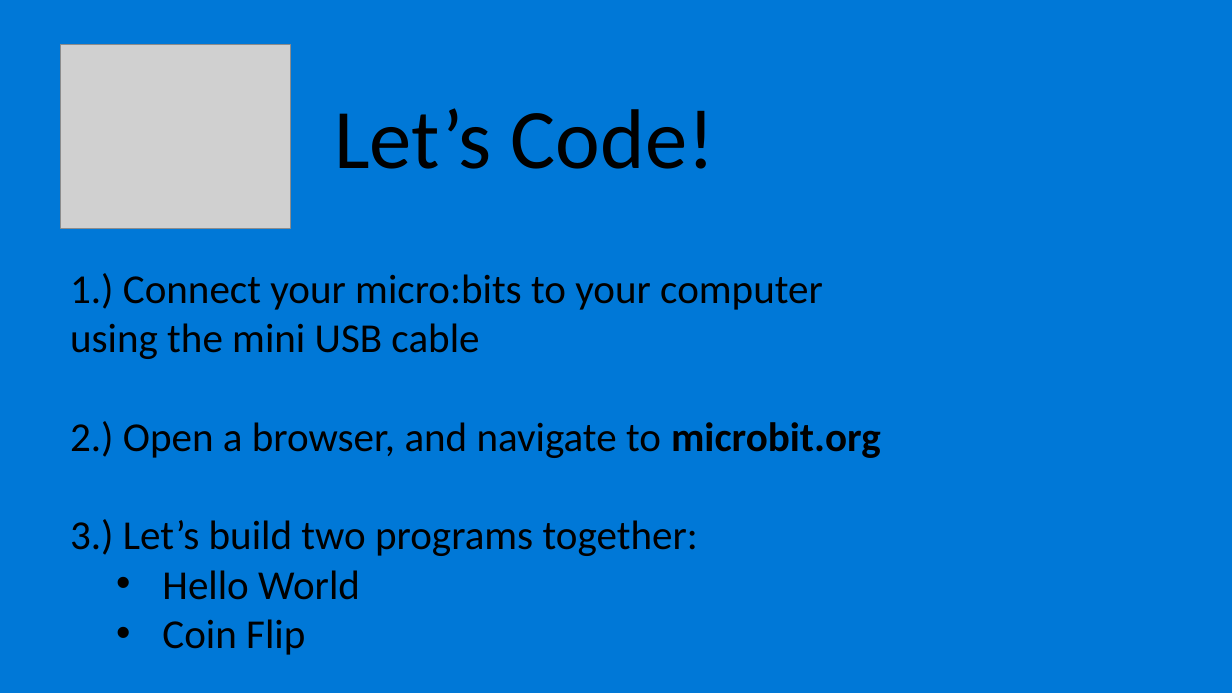
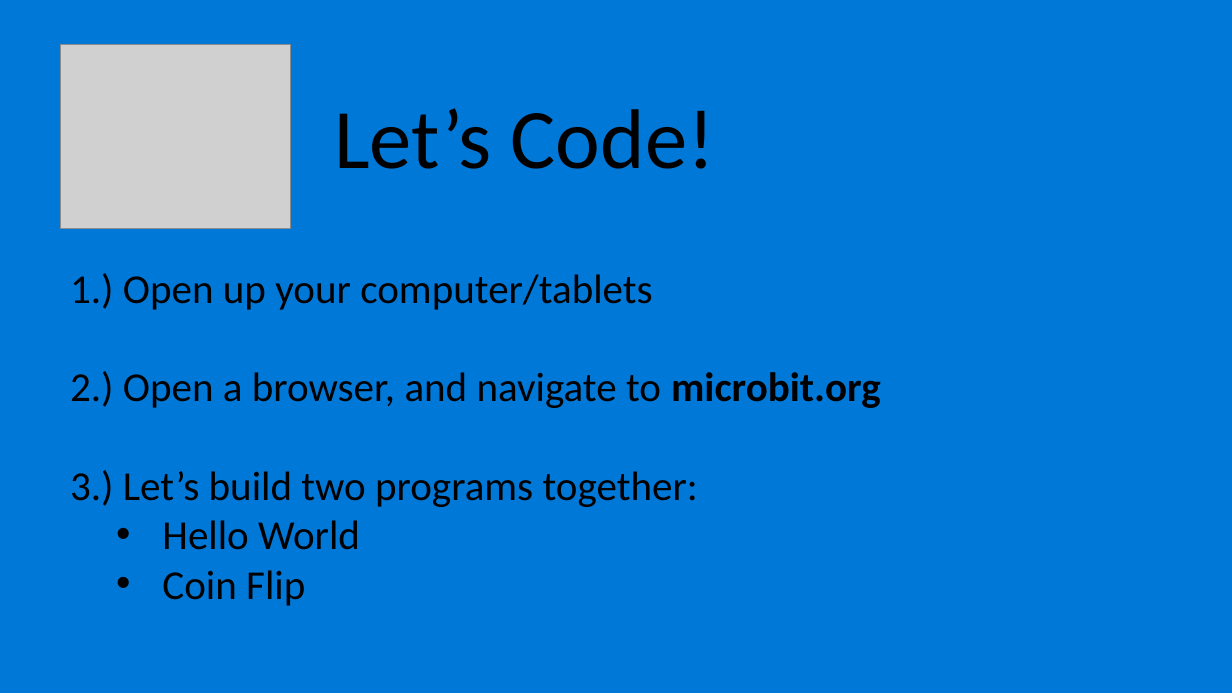
Before and after one commit to nicolehaugen/microbit, a slide deck: slide 6 of micro-bit-workshop.pptx. Drawn at 1232x693 pixels with LibreOffice and Linux fonts; fonts in the diff are those of the drawing; grey boxes stand for pictures. Boxes give left, top, right and bottom in pixels: in the first picture for what was removed or moved away, otherwise in the second. Text is boxed around its words. In the diff, an @@ line names an element or a change of style, - is before the commit and + after.

```diff
--- a/micro-bit-workshop.pptx
+++ b/micro-bit-workshop.pptx
@@ text at (70, 273, 652, 310): text changed @@
-1.) Connect your micro:bits to your computer using the mini USB cable
+1.) Open up your computer/tablets
```
Also in this commit, not shown: 2 other slides changed.
